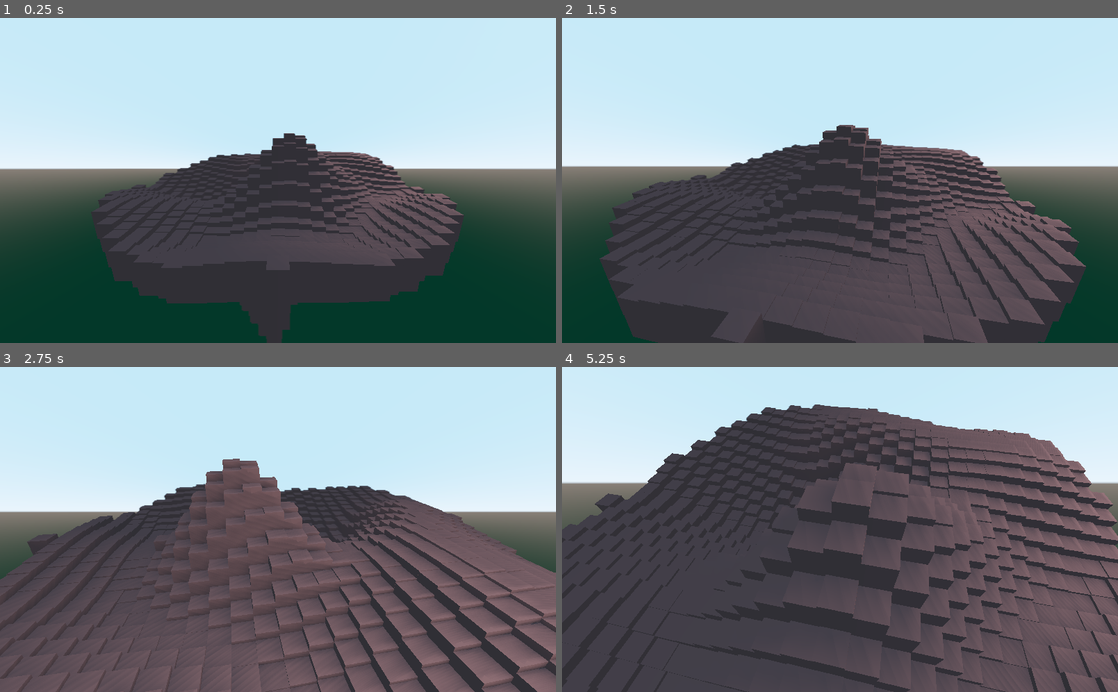
Above: before the commit, frames 1-4 (two rows, left to right).
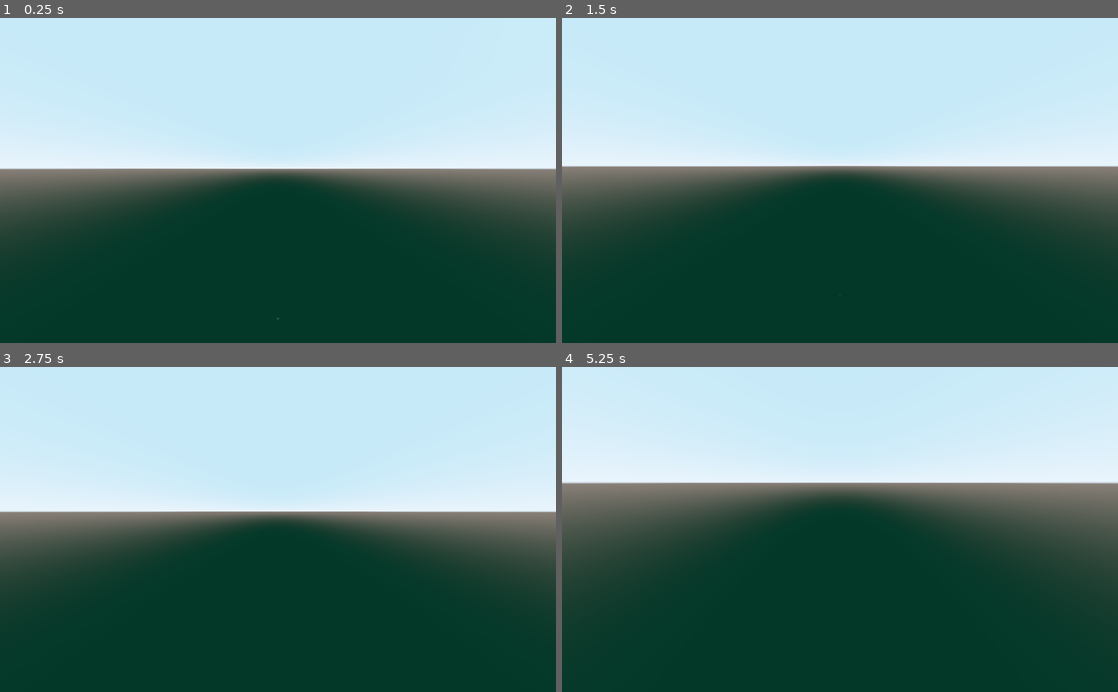
Above: after the commit, the same moments.

Repository: CiaranWoodward/LD49
Game: Godot game, scene res://Map/Map.tscn
Two runs of this game, one before a commit and one after it. Both use one fixed random seed, a clock stepped at 60 frames per second and the inputs below.
Inputs (mouse positions are in pixels of both pictures, inside the frame that each line leads up to):
- Up to frame 1 (0.25 s): no input
- Up to frame 2 (1.5 s): tap Enter at 0.5 s; move the mouse to (962, 164) at 0.52 s; hold Right (ui_right) 0.53-1.25 s; hold Page Up (zoom_in) 0.53-1.25 s; click (962, 164) at 0.67 s; drag from (728, 196) to (812, 245) at 1.27 s
- Up to frame 3 (2.75 s): move the mouse to (333, 458) at 2.02 s; hold Right (ui_right) from 2.03 s (still down); hold Page Up (zoom_in) from 2.03 s (still down)
- Up to frame 4 (5.25 s): release Right (ui_right) at 2.75 s; release Page Up (zoom_in) at 2.75 s; drag from (812, 594) to (673, 480) at 2.77 s; tap Space at 3.5 s; move the mouse to (1006, 578) at 3.52 s; hold Left (ui_left) 3.53-4.25 s; hold Page Up (zoom_in) 3.53-4.25 s; drag from (673, 480) to (756, 448) at 4.27 s; tap Enter at 5 s; move the mouse to (867, 529) at 5.02 s; hold Down (ui_down) from 5.03 s (still down); hold Page Up (zoom_in) from 5.03 s (still down); click (867, 529) at 5.17 s

The runs differ from the first frame. In frame 1, 25% of the frame differs, in the area x 16-84%, y 35-100%; in frame 2, 42%; in frame 3, 54%; in frame 4, 71%, in the area x 0-100%, y 11-100%.
Error after the commit: Parse Error: Expected an indented block after "if". (res://Map/Map.gd:64)

Commit message:
implementing navigation mesh

Diff:
--- a/Map/Map.gd
+++ b/Map/Map.gd
@@ -13,12 +13,20 @@
 export var period : float = 20.0
 export var persistance : float = 0.1
 
+# Movement parameters
+export var max_fallheight : float = 15.0
+export var max_climbheight : float = 10.0
+
 # Map array
 var maparr = []
+var id2chunk = {}
+var id_count = 0
+var astarmap : AStar
 
 # Called when the node enters the scene tree for the first time.
 func _ready() -> void:
 	randomize()
+	astarmap = AStar.new()
 	_initial_mapgen()
 
 func _initial_mapgen() -> void:
@@ -36,6 +44,31 @@
 		for z in range(-radius, radius+1):
 			_gen_chunk(x, z, noise.get_noise_2d(x, z))
 
+func _generate_navmesh() -> void:
+	astarmap.clear()
+	for x in range(len(maparr)):
+		for z in range(len(maparr[x])):
+			var curnode = get_chunk(x, z)
+			if !is_instance_valid(curnode):
+				continue
+			#astarmap.add_point(curnode.id)
+			var neighbors = get_neighbor_chunks(x, z)
+			for n in neighbors:
+				_handle_navmesh_connection(curnode, n)
+
+func _handle_navmesh_connection(from, to) -> void:
+	var heightdiff = to.plat_height - from.plat_height
+	if heightdiff > max_climbheight && -heightdiff > max_fallheight:
+
+
+func get_neighbor_chunks(x: int, z: int):
+	var rval = []
+	for xi in [1, -1]:
+		for zi in [1, -1]:
+			var curnode = get_chunk(x + xi, z + zi)
+			if is_instance_valid(curnode):
+				rval.append(curnode)
+
 func get_chunk(x : int, z : int):
 	if abs(x * z) > (radius * radius):
 		return null
@@ -51,6 +84,9 @@
 	mc.translation = Vector3(x * mc.width, 0, z * mc.width)
 	add_child(mc)
 	mc.set_displacement(displaceval)
+	mc.id = id_count
+	id2chunk[id_count] = mc
+	id_count += 1
 
 func _physics_process(delta: float) -> void:
 	while len(Global.unhandled_input_queue) > 0:
--- a/Map/MapChunk.gd
+++ b/Map/MapChunk.gd
@@ -9,6 +9,9 @@
 var normals : PoolVector3Array
 var colors : PoolColorArray
 var plat_height : float = 0
+
+# For the A* algorithm tracking
+var id = 0
 
 
 # Called when the node enters the scene tree for the first time.
--- a/Map/MapChunk.tscn
+++ b/Map/MapChunk.tscn
@@ -27,6 +27,7 @@
 ao_texture_channel = 0
 
 [node name="MapChunk" type="RigidBody"]
+transform = Transform( 1, 0, 0, 0, 1, 0, 0, 0, 1, 0, -5, 0 )
 collision_layer = 1025
 mode = 3
 script = ExtResource( 1 )
